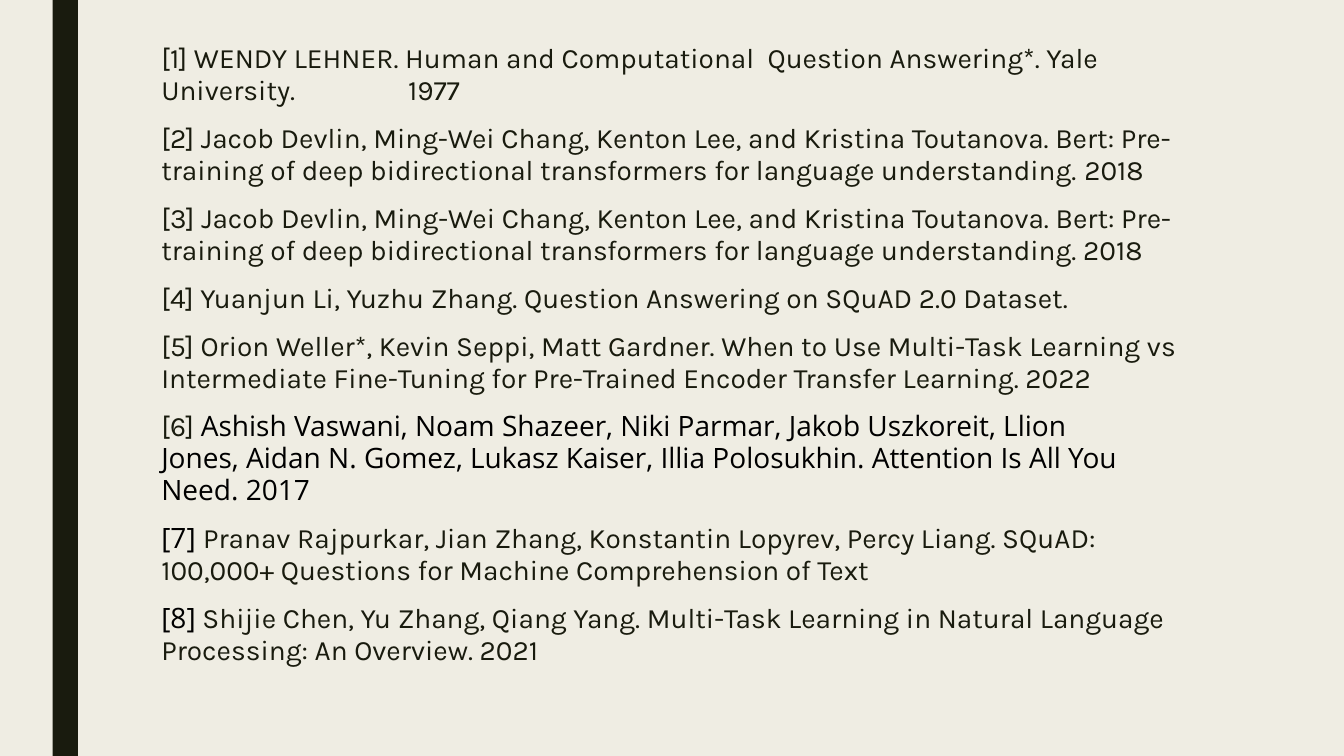
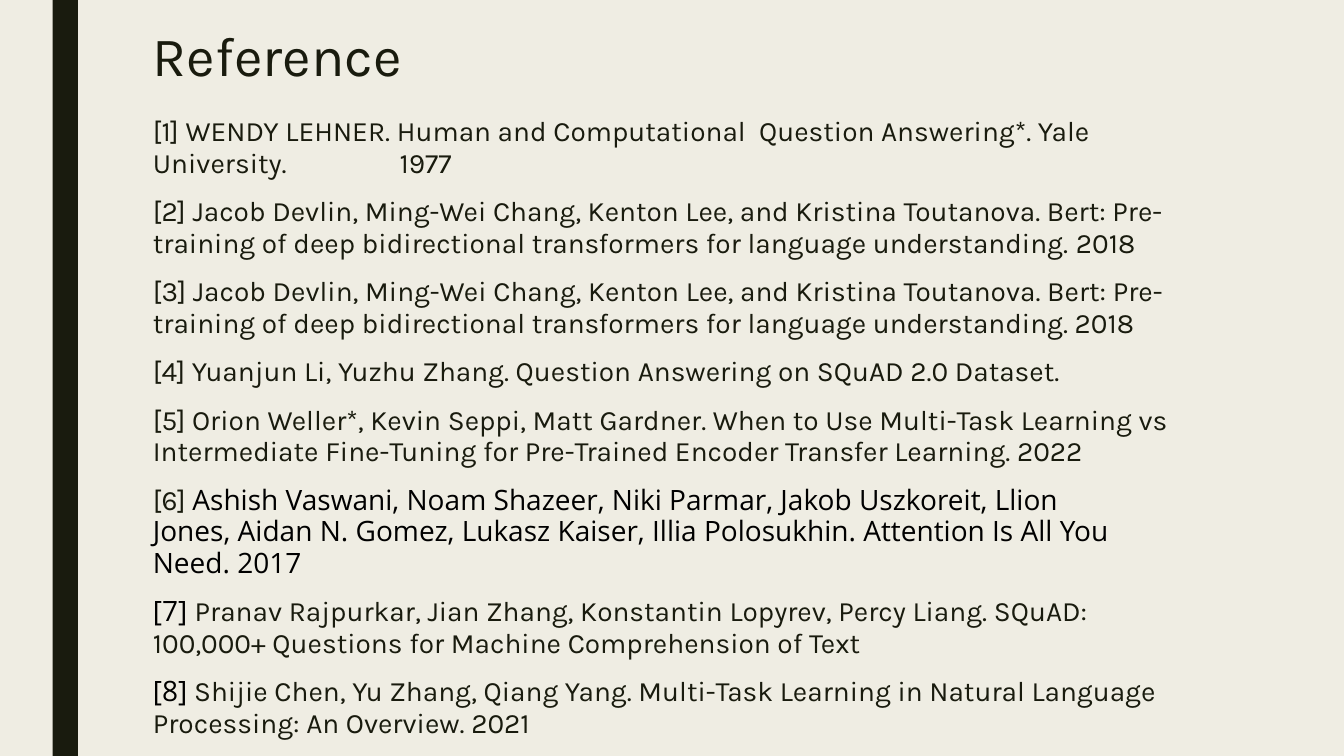
Before and after one commit to wangjasonx62301/How-multitasking-benefits-QA-Retrieval, a slide deck: slide 22 of Temp_2.pptx (slide 18 before the commit). Drawn at 1344x756 pixels with LibreOffice and Linux fonts; fonts in the diff are those of the drawing. Boxes give left, top, right and bottom in pixels: in the first picture for what was removed or moved away, otherwise in the second. Text is boxed around its words. In the diff, an @@ line names an element or a change of style, - is before the commit and + after.

```diff
--- a/Temp_2.pptx
+++ b/Temp_2.pptx
@@ title added at (x1=153, y1=38, x2=402, y2=77), 39.6 pt, text #191B0E @@
+Reference
@@ text "[1] WENDY LEHNER. Human and ..." moved from (x1=161, y1=47, x2=1176, y2=667) to (x1=153, y1=120, x2=1168, y2=740) @@
```
Also in this commit, not shown: 13 other slides changed, 6 slides added, 2 slides removed, 5 other files.
